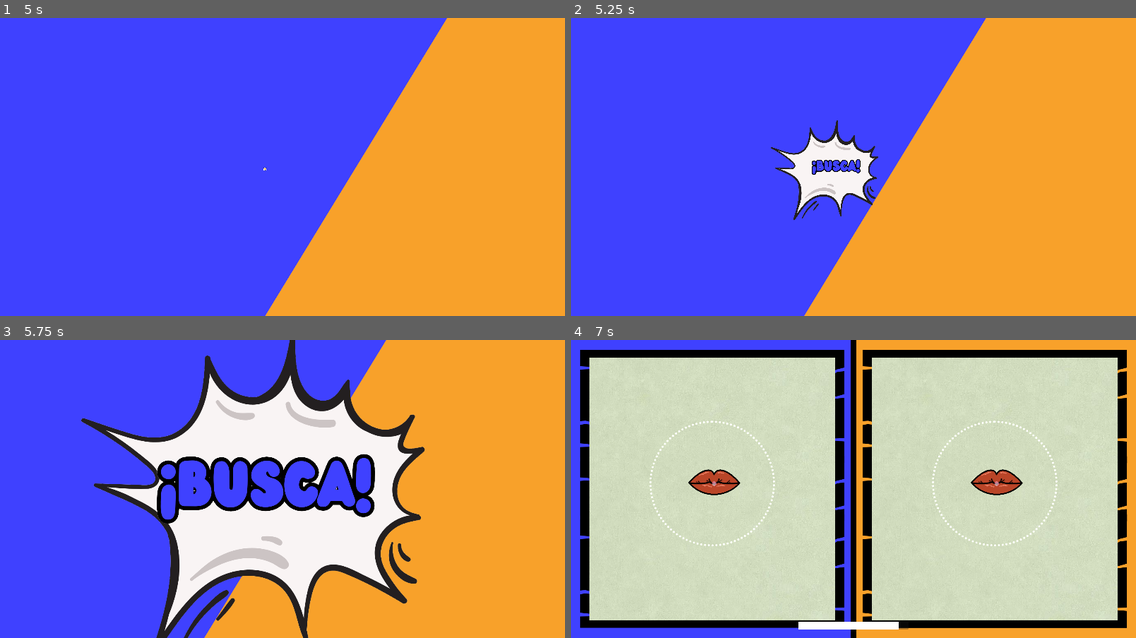
Above: before the commit, frames 1-4 (two rows, left to right).
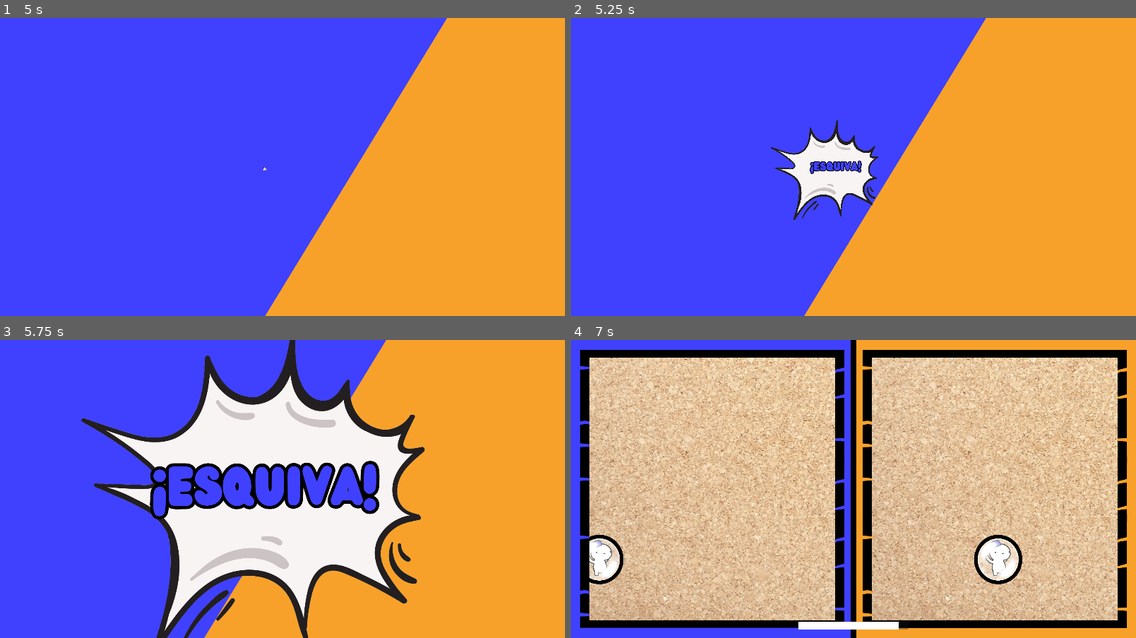
Above: after the commit, the same moments.

Repository: pablo4licante/gamejam-25
Game: Godot game, scene res://escenas/managers/main.tscn
Two runs of this game, one before a commit and one after it. Both use one fixed random seed, a clock stepped at 60 frames per second and the inputs below.
Inputs:
- Up to frame 1 (5 s): tap Enter at 0.5, 2 s; hold D (1_right) 0.53-2.03 s; tap W (1_up) at 0.77, 1.52, 3.02, 3.77, 4.52 s; tap Space at 1.25 s; hold A (1_left) 2.03-2.78 s; hold D (1_right) 2.78-4.28 s; hold A (1_left) from 4.28 s (still down)
- Up to frame 2 (5.25 s): release A (1_left) at 5.03 s; hold D (1_right) from 5.03 s (still down)
- Up to frame 3 (5.75 s): keep holding D (1_right)
- Up to frame 4 (7 s): release D (1_right) at 5.78 s; hold A (1_left) from 5.78 s (still down); tap W (1_up) at 6.02, 6.77 s

Frame 1 is identical in both runs. In frame 2, 0.2% of the frame differs, in the area x 42-52%, y 47-53%; in frame 3, 4.1%; in frame 4, 74%, in the area x 3-97%, y 5-95%.

Commit message:
asdfasdaf

Diff:
--- a/escenas/managers/main.gd
+++ b/escenas/managers/main.gd
@@ -22,7 +22,10 @@
 @export var music_player: AudioStreamPlayer2D
 
 @export var audio_player: AudioStreamPlayer2D
+
+@onready var win_music_player: AudioStreamPlayer2D = $WinMusicPlayer
 @export var sounds : Array[AudioStream]
+
 
 var sound_links = {
 	"acierto": 0,
@@ -43,17 +46,18 @@
 
 var nivel_actual = ""
 var nivel_seleccionado = ""
+var nivel_precalculado = ""
 var nivel_ultimo = ""
 
 var niveles = {			# Tipo Victoria
 	#"test2": [0],
 	#"test": [0],
-	#"dispara_1": [1],
-	#"game_pinchos": [2],
-	"game_chicle": [0],
-	#"escena_plataformas_1": [1],
-	#"escena_plataformas_2": [1],
-	#"escena_plataformas_3": [1],
+	"dispara_1": [1, "dispara"],
+	"game_pinchos": [2, "esquiva"],
+	"game_chicle": [0, "hincha"],
+	"escena_plataformas_1": [1, "corre"],
+	#"escena_plataformas_2": [1, "corre"],
+	#"escena_plataformas_3": [1, "corre"],
 }
 var nivel_tipo_victoria = 0
 
@@ -365,11 +369,15 @@
 			if vidas_1 > vidas_2:
 				ui_resultado.text = "El jugador 1 ha ganado!";
 				ui_final.play(1)
+
 			elif vidas_2 > vidas_1:
 				ui_resultado.text = "El jugador 2 ha ganado!";
 				ui_final.play(2)
+
 			else:
 				ui_resultado.text = "Empate!";
+
+
 
 		else:
 			contador_buff -= 1 * delta
@@ -378,6 +386,9 @@
 			if contador_buff <= 0 and contador_carga < 4:
 				if not loading_next:
 					print(TIEMPO_TRANSICION_O/TIEMPO_TRANSICION)
+
+					nivel_precalculado = seleccionar_nivel()
+					ui_transicion.change_text(nivel_precalculado)
 					ui_transicion.speed(TIEMPO_TRANSICION_O/TIEMPO_TRANSICION)
 					ui_transicion.play()
 					loading_next = true
@@ -392,7 +403,7 @@
 						loading_next = false
 						ui_panel_juego.visible = true
 						ui_panel_vidas.visible = false
-						nivel_seleccionado = seleccionar_nivel()
+						nivel_seleccionado = nivel_precalculado
 						nivel_ultimo = nivel_seleccionado
 						cargar_nivel(nivel_seleccionado)
 						print("Nuevo nivel seleccionado: ", nivel_seleccionado)
--- a/escenas/managers/main.tscn
+++ b/escenas/managers/main.tscn
@@ -26,6 +26,7 @@
 [ext_resource type="Texture2D" uid="uid://qdnvydefdwbu" path="res://assets/sprites/animacion_perder_vida/corazon-8.png" id="22_8qct6"]
 [ext_resource type="Texture2D" uid="uid://bfjvjl7qim2vw" path="res://assets/sprites/animacion_perder_vida/corazon-9.png" id="23_lre2r"]
 [ext_resource type="PackedScene" uid="uid://cvhxnysvvgnnl" path="res://escenas/ui/fin_de_juego.tscn" id="24_by3al"]
+[ext_resource type="AudioStream" uid="uid://b3qwadna6t4rx" path="res://assets/sonidos/Victory.wav" id="27_bjxc6"]
 
 [sub_resource type="StyleBoxEmpty" id="StyleBoxEmpty_2nuhl"]
 
@@ -283,3 +284,8 @@
 [node name="MusicStreamPlayer2D" type="AudioStreamPlayer2D" parent="."]
 stream = ExtResource("15_3vdnn")
 parameters/looping = true
+
+[node name="WinMusicPlayer" type="AudioStreamPlayer2D" parent="."]
+stream = ExtResource("27_bjxc6")
+volume_db = -16.0
+attenuation = 0.482968
--- a/escenas/ui/transicion_guapa.gd
+++ b/escenas/ui/transicion_guapa.gd
@@ -1,12 +1,31 @@
 extends Node2D
 
 @onready var anim_player : AnimationPlayer = $AnimationPlayer
+
+@onready var frase_hincha = preload("res://assets/ui/frase_hincha.png")
+@onready var frase_corre = preload("res://assets/ui/frase_corre.png")
+@onready var frase_dispara = preload("res://assets/ui/frase_explota.png")
+@onready var frase_esquiva = preload("res://assets/ui/frase_esquiva.png")
+
+@onready var texto = $TEXTO
 
 func speed(mult) -> void:
 	anim_player.speed_scale = mult
 
 func playing() -> bool:
 	return anim_player.current_animation_position < 4
+
+func change_text(mensaje) -> void:
+	print("SABES QUE TENGO GANAS DE DORMIR PERO EL NOMBRE DEL NIVEL ES: ", mensaje)
+	match mensaje:
+		"game_chicle":
+			texto.texture = frase_hincha
+		"game_pinchos":
+			texto.texture = frase_esquiva
+		"escena_plataformas_1":
+			texto.texture = frase_corre
+		"dispara_1":
+			texto.texture = frase_dispara
 
 func play() -> void:
 	anim_player.play("count")
Not shown, added: assets/sonidos/Victory.wav.import
Not shown: 1 places in escenas/managers/main.tscn that only renumber resources
Not shown, added: assets/sonidos/Victory.wav
